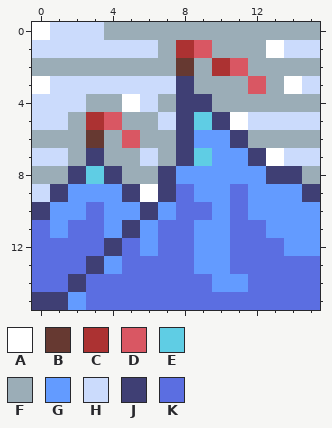
Two versions of one pixel-art sprite, src/lib/assets/content/Mountain.png. Above, as it was before the edit.
The file is 320x320 pixels, drawn in blocks of 20x20; one block is one cell here.
Palette (. is transparent): A #ffffff  B #663931  C #ac3232  D #d95763  E #5fcde4  F #9badb7  G #639bff  H #cbdbfc  J #3f3f74  K #5b6ee1
Pixels before, first column x 0:
 0 AHHHFFFFFFFFFFFF
 1 HHHHHHHFCDFFFAHH
 2 FFFFFFFFBFCDFFFF
 3 AHHHHHHHJFFFDFAH
 4 HHHFFAHFJJFFFFFF
 5 HHFCDFFHJEJAHHHH
 6 FFFBFDFFJGGJFFFF
 7 HHFJFFHFJEGGJAHH
 8 FFJEJFFJGGGGGJJF
 9 HJGGGJAJKGGKGGGJ
10 JGGKGGJGKKGKGGGG
11 KGKKGJGKKGGKKGGG
12 KKKKJKGKKGGKKKGG
13 KKKJGKKKKGGKKKKK
14 KKJKKKKKKKGGKKKK
15 JJGKKKKKKKKKKKKK
Now the later version:
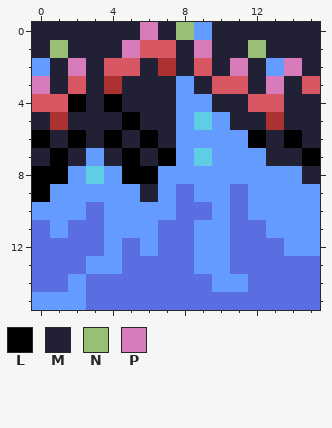
Colours new in this view: L #000000  M #222034  N #99be75  P #d77bba
From old to new:
The edit turns colour F into colour C in row 2 at x 7.
The edit turns colour H into colour C in row 3 at x 4; in row 5 at x 1 and 13.
The edit turns colour F into colour D in row 1 at x 7; in row 2 at x 4 to 5 and 9; in row 3 at x 10 to 11; in row 4 at x 12 to 13.
The edit turns colour H into colour D in row 1 at x 6; in row 3 at x 2 and 15; in row 4 at x 0 to 1.
The edit turns colour F into colour G in row 0 at x 9; in row 2 at x 0 and 13.
The edit turns colour J into colour G in row 3 at x 8; in row 4 at x 8 to 9; in row 5 at x 8 and 10; in row 6 at x 8 and 11; in row 7 at x 3, 8 and 12; in row 8 at x 2, 4, 7 and 13 to 14.
The edit turns colour J into colour G in row 9 at x 1, 5, 7 and 15; in row 10 at x 0 and 6; in row 11 at x 5; in row 12 at x 4; in row 13 at x 3; in row 14 at x 2.
The edit turns colour J into colour G in row 15 at x 0 to 1.
The edit turns colour F into colour L in row 4 at x 4; in row 5 at x 5; in row 6 at x 0, 2, 4, 6, 12 and 14; in row 7 at x 5 and 7; in row 8 at x 0 to 1 and 5 to 6.
The edit turns colour H into colour L in row 4 at x 2; in row 7 at x 1 and 15; in row 9 at x 0.
The edit turns colour A into colour M in row 0 at x 0; in row 1 at x 13; in row 3 at x 14; in row 4 at x 5; in row 5 at x 11; in row 7 at x 13.
The edit turns colour A into colour M in row 9 at x 6.
The edit turns colour B into colour M in row 2 at x 8; in row 6 at x 3.
The edit turns colour C into colour M in row 1 at x 8; in row 2 at x 10; in row 5 at x 3.
The edit turns colour D into colour M in row 3 at x 12; in row 5 at x 4; in row 6 at x 5.
The edit turns colour F into colour M in row 0 at x 4 to 5, 7 and 10 to 15; in row 1 at x 10 to 11; in row 2 at x 1, 3, 6, 12 and 15; in row 3 at x 9; in row 4 at x 3, 7, 10 to 11 and 14 to 15; in row 5 at x 2 and 6.
The edit turns colour F into colour M in row 6 at x 1, 7, 13 and 15; in row 7 at x 2 and 4; in row 8 at x 15.
The edit turns colour H into colour M in row 0 at x 1 to 3; in row 1 at x 0, 2 to 4 and 14 to 15; in row 3 at x 1, 3 and 5 to 7; in row 4 at x 6; in row 5 at x 0, 7, 12 and 14 to 15; in row 7 at x 0, 6 and 14.
The edit turns colour F into colour N in row 0 at x 8; in row 1 at x 12.
The edit turns colour H into colour N in row 1 at x 1.
The edit turns colour A into colour P in row 3 at x 0.
The edit turns colour D into colour P in row 1 at x 9; in row 2 at x 11.
The edit turns colour F into colour P in row 0 at x 6; in row 2 at x 2 and 14; in row 3 at x 13.
The edit turns colour H into colour P in row 1 at x 5.
